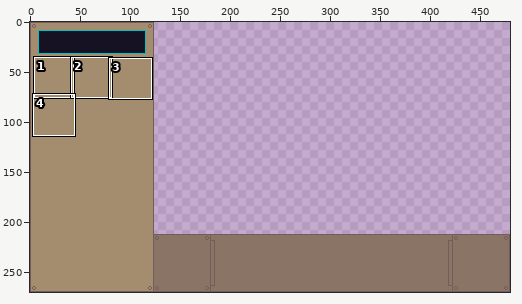
Pixel-art file, stored at assets/mockup/screen.aseprite. Above, an overview of the earlier version with the close-up marked.
Close-up. Old version:
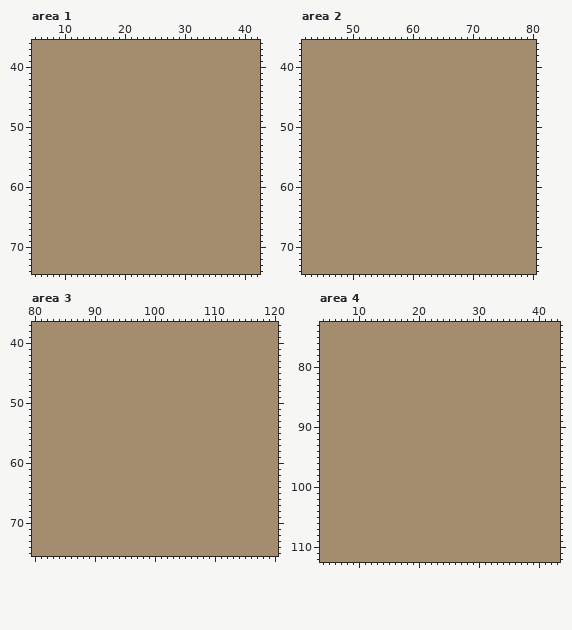
480x270 pixels, 1 frame. Colours within 5 levels of each other are drawn and written as one. Shown: area 1: x 5..42, y 36..74; area 2: x 42..80, y 36..74; area 3: x 80..120, y 37..75; area 4: x 4..43, y 73..112. The commit also changed other parts of the picture, which this record leaves out.
Once edited:
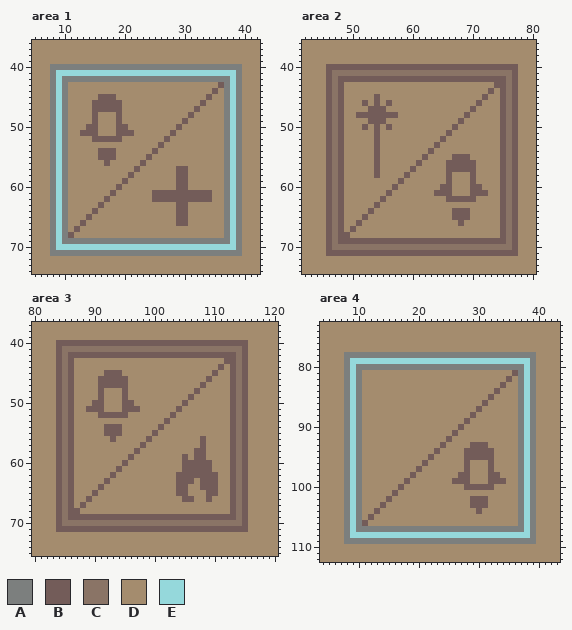
Palette (. is transparent): A #7c7f7e  B #735c59  C #8a7466  D #a48c6e  E #95d8db
Diff:
layer "Background" now shown
layer "Dimming" now shown
layer "HUD content" now shown
Changed rows in their new state; - is an unchanged pixel.
Area 1, layer "HUD content":
first column x 8:
40 AAAAAAAAAAAAAAAAAAAAAAAAAAAAAAAA
41 AEEEEEEEEEEEEEEEEEEEEEEEEEEEEEEA
42 AEAAAAAAAAAAAAAAAAAAAAAAAAAAAAEA
43 AEA-------------------------BAEA
44 AEA------------------------B-AEA
45 AEA-----BBB---------------B--AEA
46 AEA----BBBBB-------------B---AEA
47 AEA----BBBBB------------B----AEA
48 AEA----B---B-----------B-----AEA
49 AEA----B---B----------B------AEA
50 AEA---BB---BB--------B-------AEA
51 AEA--BBB---BBB------B--------AEA
52 AEA----BBBBB-------B---------AEA
53 AEA---------------B----------AEA
54 AEA-----BBB------B-----------AEA
55 AEA-----BBB-----B------------AEA
56 AEA------B-----B-------------AEA
57 AEA-----------B------BB------AEA
58 AEA----------B-------BB------AEA
59 AEA---------B--------BB------AEA
60 AEA--------B---------BB------AEA
61 AEA-------B------BBBBBBBBBB--AEA
62 AEA------B-------BBBBBBBBBB--AEA
63 AEA-----B------------BB------AEA
64 AEA----B-------------BB------AEA
65 AEA---B--------------BB------AEA
66 AEA--B---------------BB------AEA
67 AEA-B------------------------AEA
68 AEAB-------------------------AEA
69 AEAAAAAAAAAAAAAAAAAAAAAAAAAAAAEA
70 AEEEEEEEEEEEEEEEEEEEEEEEEEEEEEEA
71 AAAAAAAAAAAAAAAAAAAAAAAAAAAAAAAA
Area 2, layer "HUD content":
first column x 46:
40 BBBBBBBBBBBBBBBBBBBBBBBBBBBBBBBB
41 BCCCCCCCCCCCCCCCCCCCCCCCCCCCCCCB
42 BCBBBBBBBBBBBBBBBBBBBBBBBBBBBBCB
43 BCB-------------------------BBCB
44 BCB------------------------B-BCB
45 BCB-----B-----------------B--BCB
46 BCB---B-B-B--------------B---BCB
47 BCB----BBB--------------B----BCB
48 BCB--BBBBBBB-----------B-----BCB
49 BCB----BBB------------B------BCB
50 BCB---B-B-B----------B-------BCB
51 BCB-----B-----------B--------BCB
52 BCB-----B----------B---------BCB
53 BCB-----B---------B----------BCB
54 BCB-----B--------B-----------BCB
55 BCB-----B-------B----BBB-----BCB
56 BCB-----B------B----BBBBB----BCB
57 BCB-----B-----B-----BBBBB----BCB
58 BCB-----B----B------B---B----BCB
59 BCB---------B-------B---B----BCB
60 BCB--------B-------BB---BB---BCB
61 BCB-------B-------BBB---BBB--BCB
62 BCB------B----------BBBBB----BCB
63 BCB-----B--------------------BCB
64 BCB----B-------------BBB-----BCB
65 BCB---B--------------BBB-----BCB
66 BCB--B----------------B------BCB
67 BCB-B------------------------BCB
68 BCBB-------------------------BCB
69 BCBBBBBBBBBBBBBBBBBBBBBBBBBBBBCB
70 BCCCCCCCCCCCCCCCCCCCCCCCCCCCCCCB
71 BBBBBBBBBBBBBBBBBBBBBBBBBBBBBBBB
Area 3, layer "HUD content":
first column x 84:
40 BBBBBBBBBBBBBBBBBBBBBBBBBBBBBBBB
41 BCCCCCCCCCCCCCCCCCCCCCCCCCCCCCCB
42 BCBBBBBBBBBBBBBBBBBBBBBBBBBBBBCB
43 BCB-------------------------BBCB
44 BCB------------------------B-BCB
45 BCB-----BBB---------------B--BCB
46 BCB----BBBBB-------------B---BCB
47 BCB----BBBBB------------B----BCB
48 BCB----B---B-----------B-----BCB
49 BCB----B---B----------B------BCB
50 BCB---BB---BB--------B-------BCB
51 BCB--BBB---BBB------B--------BCB
52 BCB----BBBBB-------B---------BCB
53 BCB---------------B----------BCB
54 BCB-----BBB------B-----------BCB
55 BCB-----BBB-----B------------BCB
56 BCB------B-----B--------B----BCB
57 BCB-----------B---------B----BCB
58 BCB----------B---------BB----BCB
59 BCB---------B--------B-BB----BCB
60 BCB--------B---------BBBBB---BCB
61 BCB-------B----------BBBBB---BCB
62 BCB------B----------BBBBBBB--BCB
63 BCB-----B-----------BBB-BBB--BCB
64 BCB----B------------BB--BBB--BCB
65 BCB---B-------------BB---BB--BCB
66 BCB--B---------------BB--B---BCB
67 BCB-B------------------------BCB
68 BCBB-------------------------BCB
69 BCBBBBBBBBBBBBBBBBBBBBBBBBBBBBCB
70 BCCCCCCCCCCCCCCCCCCCCCCCCCCCCCCB
71 BBBBBBBBBBBBBBBBBBBBBBBBBBBBBBBB
Area 4, layer "HUD content":
first column x 8:
 78 AAAAAAAAAAAAAAAAAAAAAAAAAAAAAAAA
 79 AEEEEEEEEEEEEEEEEEEEEEEEEEEEEEEA
 80 AEAAAAAAAAAAAAAAAAAAAAAAAAAAAAEA
 81 AEA-------------------------BAEA
 82 AEA------------------------B-AEA
 83 AEA-----------------------B--AEA
 84 AEA----------------------B---AEA
 85 AEA---------------------B----AEA
 86 AEA--------------------B-----AEA
 87 AEA-------------------B------AEA
 88 AEA------------------B-------AEA
 89 AEA-----------------B--------AEA
 90 AEA----------------B---------AEA
 91 AEA---------------B----------AEA
 92 AEA--------------B-----------AEA
 93 AEA-------------B----BBB-----AEA
 94 AEA------------B----BBBBB----AEA
 95 AEA-----------B-----BBBBB----AEA
 96 AEA----------B------B---B----AEA
 97 AEA---------B-------B---B----AEA
 98 AEA--------B-------BB---BB---AEA
 99 AEA-------B-------BBB---BBB--AEA
100 AEA------B----------BBBBB----AEA
101 AEA-----B--------------------AEA
102 AEA----B-------------BBB-----AEA
103 AEA---B--------------BBB-----AEA
104 AEA--B----------------B------AEA
105 AEA-B------------------------AEA
106 AEAB-------------------------AEA
107 AEAAAAAAAAAAAAAAAAAAAAAAAAAAAAEA
108 AEEEEEEEEEEEEEEEEEEEEEEEEEEEEEEA
109 AAAAAAAAAAAAAAAAAAAAAAAAAAAAAAAA
Where, in picture pixels (left, top, right, bottom), the same in both close-ups:
changed: (50, 64, 242, 256)
changed: (326, 64, 518, 256)
changed: (56, 340, 248, 532)
changed: (344, 352, 536, 544)
